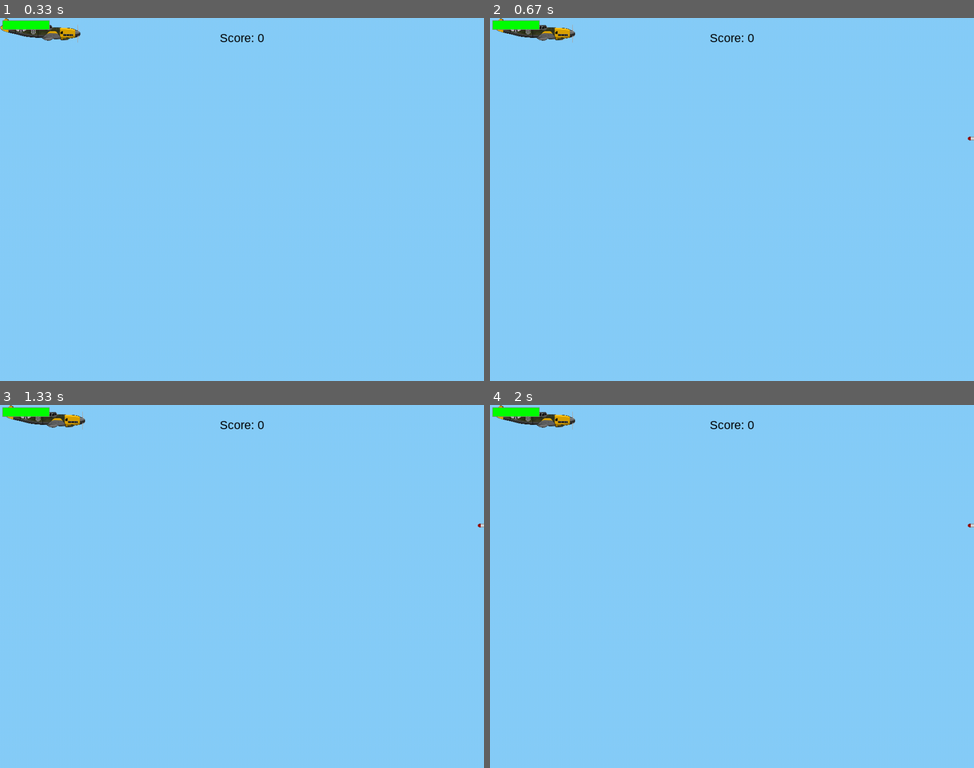
Above: before the commit, frames 1-4 (two rows, left to right).
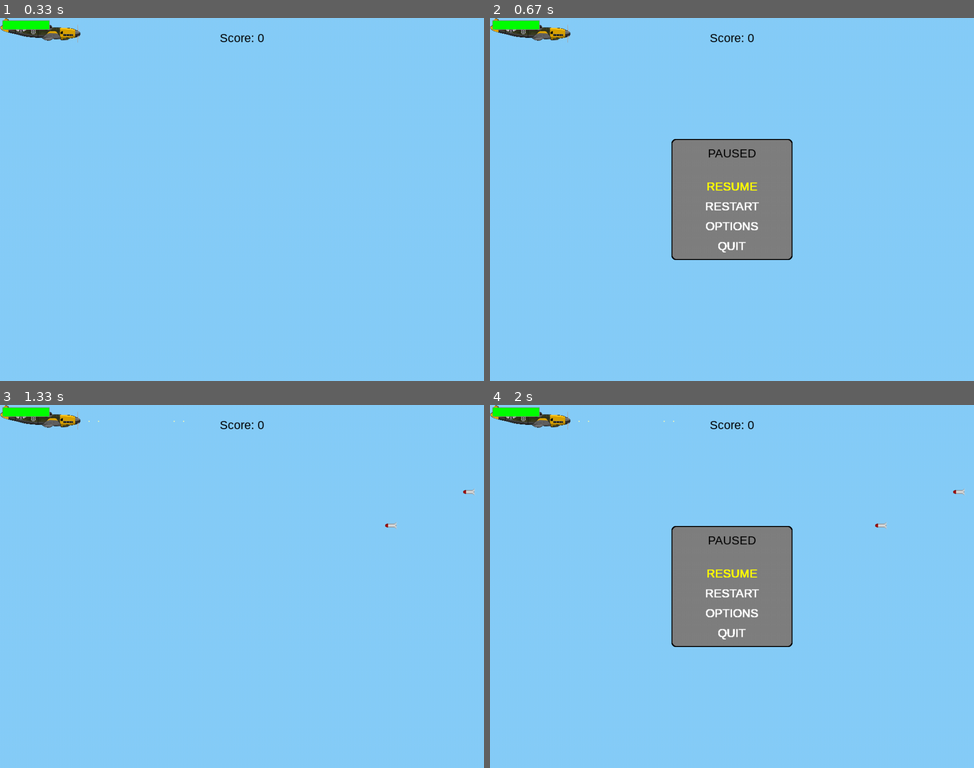
Above: after the commit, the same moments.

Repository: capnflannel/pygame-tutorial
Game: pygame game, started from src/game.py
Same seed, same stepped clock (60 frames per second), same inputs: the game is played once before the commit and once after it.
Inputs:
- Up to frame 1 (0.33 s): no input
- Up to frame 2 (0.67 s): hold Esc from 0.33 s (still down); hold Right from 0.33 s (still down)
- Up to frame 3 (1.33 s): release Esc at 0.8 s; release Right at 0.8 s; hold Esc 0.83-1.3 s; hold Up 0.83-1.3 s; tap Space at 0.9, 1.2 s
- Up to frame 4 (2 s): hold Esc 1.33-1.8 s; hold Up 1.33-1.8 s; tap Space at 1.4, 1.7 s; tap Enter at 1.83 s

Frame 1 is identical in both runs. In frame 2, 8.7% of the frame differs, in the area x 0-100%, y 0-67%; in frame 3, 0.4%; in frame 4, 8.7%.

Commit message:
Add pause menu Refactor main game loop and clean up code a bit Update README

Diff:
--- a/src/game.py
+++ b/src/game.py
@@ -26,10 +26,13 @@
    K_RIGHT,    # RIGHT Key
    K_ESCAPE,   # ESC Key
    K_SPACE,    # Space Key
+   K_RETURN,   # RETURN Key
+   K_KP_ENTER, # ENTER Key
    K_w,        # W Key
    K_s,        # S Key
    K_a,        # A Key
    K_d,        # D Key
+   K_q,        # Q Key
    KEYDOWN,    # Keypress Event
    QUIT        # Quit Event
 )
@@ -41,6 +44,10 @@
 # Define constants for the screen width and height
 SCREEN_WIDTH = 1024
 SCREEN_HEIGHT = 768
+
+# Frames Per Second
+GAME_FPS_30 = 30
+GAME_FPS_60 = 60
 
 # Player Movement Step (pixels)
 PLAYER_MOVE_STEP = 10
@@ -86,10 +93,15 @@
 POWERUP_SND = "assets/powerup.wav"
 BAD_SND     = "assets/bad.wav"
 PEW_SND     = "assets/pew.wav"
+MENU_SND    = "assets/menu_music.ogg"
 
 # Player health bounds
 PLAYER_HEALTH_MAX = 100
 PLAYER_HEALTH_MIN = 0
+
+#------------------------------
+# Classes
+#------------------------------
 
 # Player Class
 class Player(pygame.sprite.Sprite):
@@ -100,6 +112,8 @@
       self.rect = self.surf.get_rect()
       self.mask = pygame.mask.from_surface(self.surf)
       self.health = PLAYER_HEALTH_MAX
+      self.exp = 0
+      self.level = 1
       self.health_bar = None
 
    # Move the Player based on user input
@@ -307,6 +321,285 @@
       surf.blit(self.text, ((SCREEN_WIDTH / 2) - (self.text.get_width() / 2), self.text.get_height()))
 
 #------------------------------
+# Functions
+#------------------------------
+
+# Plays the intro sequence
+#def intro():
+   # TODO play intro sequence
+
+# The start menu loop
+#def start_menu():
+   # TODO Draw game start menu
+
+# The pause menu loop
+def pause_menu():
+   # Game is paused
+   paused = True
+
+   # Return value to tell the game whether it should continue running
+   running = True
+
+   # Play the menu music
+   menu_music.play(loops=-1)
+
+   # Set up the menu font
+   menu_font = pygame.font.SysFont('Arial', 25)
+
+   # Draw the menu
+   border_width = SCREEN_WIDTH / 4
+   border_height = SCREEN_HEIGHT / 3
+   window_width = border_width - 4
+   window_height = border_height - 4
+   # Draw the window border
+   border = pygame.draw.rect(screen, COLOR_BLACK, pygame.Rect((((SCREEN_WIDTH / 2) - (border_width / 2)), ((SCREEN_HEIGHT / 2) - (border_height / 2))), (border_width, border_height)), border_radius=8)
+   # Draw the window
+   window = pygame.draw.rect(screen, COLOR_GRAY, pygame.Rect((((SCREEN_WIDTH / 2) - (window_width / 2)), ((SCREEN_HEIGHT / 2) - (window_height / 2))), (window_width, window_height)), border_radius=8)
+
+   # Draw the menu text
+   paused_text = menu_font.render('PAUSED', True, COLOR_BLACK)
+   text_height = paused_text.get_height()
+   screen.blit(paused_text, (window.left + ((window.width - paused_text.get_width()) / 2), window.top + (text_height / 2)))
+
+   # Initialize the menu text
+   resume_text = menu_font.render('RESUME', True, COLOR_WHITE)
+   resume_text_hl = menu_font.render('RESUME', True, COLOR_YELLOW)
+   restart_text = menu_font.render('RESTART', True, COLOR_WHITE)
+   restart_text_hl = menu_font.render('RESTART', True, COLOR_YELLOW)
+   options_text = menu_font.render('OPTIONS', True, COLOR_WHITE)
+   options_text_hl = menu_font.render('OPTIONS', True, COLOR_YELLOW)
+   quit_text = menu_font.render('QUIT', True, COLOR_WHITE)
+   quit_text_hl = menu_font.render('QUIT', True, COLOR_YELLOW)
+
+   # Array of options
+   menu_options = [quit_text, options_text, restart_text, resume_text]
+   menu_options_hl = [quit_text_hl, options_text_hl, restart_text_hl, resume_text_hl]
+   menu_index = len(menu_options) - 1
+
+   while paused:
+      # Process all events in the event queue
+      for event in pygame.event.get():
+         # Did the user hit a key?
+         if event.type == KEYDOWN:
+            # Handle ESC keypress
+            if event.key == K_ESCAPE:
+               paused = False
+            # Handle UP keypress
+            elif event.key == K_UP:
+               if menu_index < (len(menu_options) - 1):
+                  menu_index += 1
+               else:
+                  menu_index = 0
+               ding_sound.play()
+            # Handle DOWN keypress
+            elif event.key == K_DOWN:
+               if menu_index > 0:
+                  menu_index -= 1
+               else:
+                  menu_index = len(menu_options) - 1
+               ding_sound.play()
+            # Handle ENTER|RETURN keypress
+            elif ((event.key == K_KP_ENTER) or (event.key == K_RETURN)):
+               if menu_index == 0:
+                  # QUIT case
+                  paused = False
+                  running = False
+               elif menu_index == 1:
+                  # TODO: OPTIONS case
+                  paused = False
+               elif menu_index == 2:
+                  # TODO: RESTART case
+                  paused = False
+               elif menu_index == 3:
+                  # RESUME case
+                  paused = False
+
+               # Pause quick
+               bad_sound.play()
+               time.sleep(0.5)
+         # Did the user close the window?
+         elif event.type == pygame.QUIT:
+            paused = False
+            running = False
+
+      # Update the highlighted text based on menu_index
+      i = 0
+      for opt in menu_options:
+         if i == menu_index:
+            txt = menu_options_hl[i]
+         else:
+            txt = menu_options[i]
+         # Draw the text to the screen
+         screen.blit(txt, (window.left + ((window.width - txt.get_width()) / 2), window.bottom - ((i + 1) * text_height) - ((i + 1) * (text_height / 2))))
+         # Increment the index
+         i += 1
+
+      # Flip (redraw) the display
+      pygame.display.flip()
+
+   # Fade the music out
+   menu_music.fadeout(1)
+
+   # Return whether the game should keep running
+   return running
+
+# The options menu loop
+#def options_menu():
+   # TODO Draw game options menu
+
+# The main game loop
+def game():
+   # Set the game to running
+   running = True
+
+   # Instantiate the player object
+   player = Player()
+
+   # Instantiate the score object
+   score = Score()
+
+   # Add the player to the all_sprites Group
+   all_sprites.add(player)
+
+   # Start the music
+   pygame.mixer.music.play(loops=-1)
+   plane_fly_sound.play(loops=-1)
+
+   while running:
+      # Process all events in the event queue
+      for event in pygame.event.get():
+         # Did the user hit a key?
+         if event.type == KEYDOWN:
+            # Handle ESC keypress
+            if event.key == K_ESCAPE:
+               #playing = False
+               pygame.mixer.music.pause()
+               plane_fly_sound.stop()
+               running = pause_menu()
+               plane_fly_sound.play()
+               pygame.mixer.music.play()
+         # Did the user close the window?
+         elif event.type == pygame.QUIT:
+            running = False
+         # Add a new enemy?
+         elif event.type == ADDENEMY:
+            # Create the new enemy and add it to the sprite groups
+            new_enemy = Enemy()
+            enemies.add(new_enemy)
+            all_sprites.add(new_enemy)
+         # Add a new cloud?
+         elif event.type == ADDCLOUD:
+            # Create the new cloud and add it to the sprite groups
+            new_cloud = Cloud()
+            clouds.add(new_cloud)
+            all_sprites.add(new_cloud)
+         # Add a new orb?
+         elif event.type == ADDORB:
+            # Create the new orb and add it to the sprite groups
+            new_orb = Orb()
+            orbs.add(new_orb)
+            all_sprites.add(new_orb)
+
+      # Check if running again after getting input, in case we need to quit
+      if running == True:
+         # Get all the keys currently pressed
+         pressed_keys = pygame.key.get_pressed()
+
+         # Update the player sprite based on user input
+         player.update(pressed_keys)
+
+         # Update the bullets
+         bullets.update()
+
+         # Update enemy positions and count how many are remaining
+         enemies.update()
+
+         # Update cloud positions
+         clouds.update()
+
+         # Update orb positions
+         orbs.update()
+
+         # Fill the background (sky blue)
+         screen.fill(COLOR_SKY)
+
+         # Draw all sprites to the screen
+         for entity in all_sprites:
+            screen.blit(entity.surf, entity.rect)
+
+         # Check for a collision between the Player and all enemies
+         enemy = pygame.sprite.spritecollideany(player, enemies)
+         if enemy != None:
+            # Check the collision mask for pixel-perfect collision
+            if pygame.sprite.spritecollide(player, enemies, True, pygame.sprite.collide_mask):
+               # Apply damage
+               player.dec_health(enemy.get_dmg())
+               boom_sound.play()
+
+         # Check for a collision between all bullets and enemies
+         for bullet in bullets:
+            enemy = pygame.sprite.spritecollideany(bullet, enemies)
+            if enemy != None:
+               # Check the collision mask for pixel-perfect collision
+               hits = pygame.sprite.spritecollide(bullet, enemies, True, pygame.sprite.collide_mask)
+               if hits != None:
+                  for i in hits:
+                     hit = hits.pop()
+                     score.add(hit.get_score())
+                     hit.kill()
+
+         # Check for a collision between the Player and all orbs
+         orb = pygame.sprite.spritecollideany(player, orbs)
+         if orb != None:
+            # Check the collision mask for pixel-perfect collision
+            if pygame.sprite.spritecollide(player, orbs, True, pygame.sprite.collide_mask):
+               # If so, apply the power-up and play a sound
+               player.inc_health(orb.get_health_bonus())
+               powerup_sound.play()
+               score.add(orb.get_score())
+
+         # Update the score text
+         score.update()
+
+         # Draw the score to the screen
+         score.blit(screen)
+
+         # Draw the player's health bar
+         player.draw_health_bar(screen)
+
+         # Check for player death
+         if player.get_health() == PLAYER_HEALTH_MIN:
+            # Remove the player
+            player.kill()
+
+            # Stop the game loop
+            running = False
+
+         # Flip (redraw) the display
+         pygame.display.flip()
+
+      # Game is no longer running
+      if running == False:
+         # Pause before closing
+         time.sleep(1)
+         gamover_sound.play()
+         time.sleep(3)
+         pygame.mixer.music.stop()
+         plane_fly_sound.stop()
+
+      # Ensure game maintains framerate of 30 fps
+      clock.tick(GAME_FPS_30)
+
+# Clean up pygame resources and quit the game
+def cleanup():
+   # Stop and quit the sound mixer
+   pygame.mixer.music.stop()
+   pygame.mixer.quit()
+
+   # Done! Time to quit
+   pygame.quit()
+
+#------------------------------
 # Core Logic
 #------------------------------
 
@@ -333,12 +626,6 @@
 # Create a custom event for adding orbs
 ADDORB = pygame.USEREVENT + 3
 pygame.time.set_timer(ADDORB, 10000)
-
-# Instantiate the player object
-player = Player()
-
-# Instantiate the score object
-score = Score()
 
 # Create Groups to hold enemy sprites and all sprited
 # - enemies is used for collision detection and postition updates
@@ -351,16 +638,11 @@
 bullets = pygame.sprite.Group()
 all_sprites = pygame.sprite.Group()
 
-# Add the player to the all_sprites Group
-all_sprites.add(player)
-
 # Load and play background music
 pygame.mixer.music.load(MUSIC_SND)
-pygame.mixer.music.play(loops=-1)
 
 # Load and play plane flying sound
 plane_fly_sound = pygame.mixer.Sound(PLANE_SND)
-plane_fly_sound.play(loops=-1)
 
 # Load all other sound files
 boom_sound = pygame.mixer.Sound(BOOM_SND)
@@ -369,133 +651,16 @@
 gamover_sound = pygame.mixer.Sound(GAMOVR_SND)
 bad_sound = pygame.mixer.Sound(BAD_SND)
 pew_sound = pygame.mixer.Sound(PEW_SND)
-
-# Variable to keep the main loop running
-running = True
-
-# The main game loop
-while running:
-
-   # Process all events in the event queue
-   for event in pygame.event.get():
-      # Did the user hit a key?
-      if event.type == KEYDOWN:
-         # Handle ESC keypress
-         if event.key == K_ESCAPE:
-            running = False
-      # Did the user close the window?
-      elif event.type == pygame.QUIT:
-         running = False
-      # Add a new enemy?
-      elif event.type == ADDENEMY:
-         # Create the new enemy and add it to the sprite groups
-         new_enemy = Enemy()
-         enemies.add(new_enemy)
-         all_sprites.add(new_enemy)
-      # Add a new cloud?
-      elif event.type == ADDCLOUD:
-         # Create the new cloud and add it to the sprite groups
-         new_cloud = Cloud()
-         clouds.add(new_cloud)
-         all_sprites.add(new_cloud)
-      # Add a new orb?
-      elif event.type == ADDORB:
-         # Create the new orb and add it to the sprite groups
-         new_orb = Orb()
-         orbs.add(new_orb)
-         all_sprites.add(new_orb)
-
-   # Get all the keys currently pressed
-   pressed_keys = pygame.key.get_pressed()
-
-   # Update the player sprite based on user input
-   player.update(pressed_keys)
-
-   # Update the bullets
-   bullets.update()
-
-   # Update enemy positions and count how many are remaining
-   enemies.update()
-
-   # Update cloud positions
-   clouds.update()
-
-   # Update orb positions
-   orbs.update()
-
-   # Fill the background (sky blue)
-   screen.fill(COLOR_SKY)
-
-   # Draw all sprites to the screen
-   for entity in all_sprites:
-      screen.blit(entity.surf, entity.rect)
-
-   # Check for a collision between the Player and all enemies
-   enemy = pygame.sprite.spritecollideany(player, enemies)
-   if enemy != None:
-      # Check the collision mask for pixel-perfect collision
-      if pygame.sprite.spritecollide(player, enemies, True, pygame.sprite.collide_mask):
-         # Apply damage
-         player.dec_health(enemy.get_dmg())
-         boom_sound.play()
-
-    # Check for a collision between all bullets and enemies
-   for bullet in bullets:
-      enemy = pygame.sprite.spritecollideany(bullet, enemies)
-      if enemy != None:
-         # Check the collision mask for pixel-perfect collision
-         hits = pygame.sprite.spritecollide(bullet, enemies, True, pygame.sprite.collide_mask)
-         if hits != None:
-            for i in hits:
-               hit = hits.pop()
-               score.add(hit.get_score())
-               hit.kill()
-
-   # Check for a collision between the Player and all orbs
-   orb = pygame.sprite.spritecollideany(player, orbs)
-   if orb != None:
-      # Check the collision mask for pixel-perfect collision
-      if pygame.sprite.spritecollide(player, orbs, True, pygame.sprite.collide_mask):
-         # If so, apply the power-up and play a sound
-         player.inc_health(orb.get_health_bonus())
-         powerup_sound.play()
-         score.add(orb.get_score())
-
-   # Update the score text
-   score.update()
-
-   # Draw the score to the screen
-   score.blit(screen)
-
-   # Draw the player's health bar
-   player.draw_health_bar(screen)
-
-   # Check for player death
-   if player.get_health() == PLAYER_HEALTH_MIN:
-      # Remove the player
-      player.kill()
-
-      # Stop any moving sounds and play the collision sound
-      plane_fly_sound.stop()
-
-      # Stop the game loop
-      running = False
-
-   # Flip (redraw) the display
-   pygame.display.flip()
-
-   # Pause before closing
-   if running == False:
-      time.sleep(2)
-      gamover_sound.play()
-      time.sleep(3)
-
-   # Ensure game maintains framerate of 30 fps
-   clock.tick(30)
-
-# Stop and quit the sound mixer
-pygame.mixer.music.stop()
-pygame.mixer.quit()
-
-# Done! Time to quit
-pygame.quit()
+menu_music = pygame.mixer.Sound(MENU_SND)
+
+# TODO: Load all game sounds
+#init_sounds()
+
+# Play the Intro
+#intro()
+
+# Run the Game loop
+game()
+
+# Cleanup and exit the game
+cleanup()
Not shown, changed: README.md
